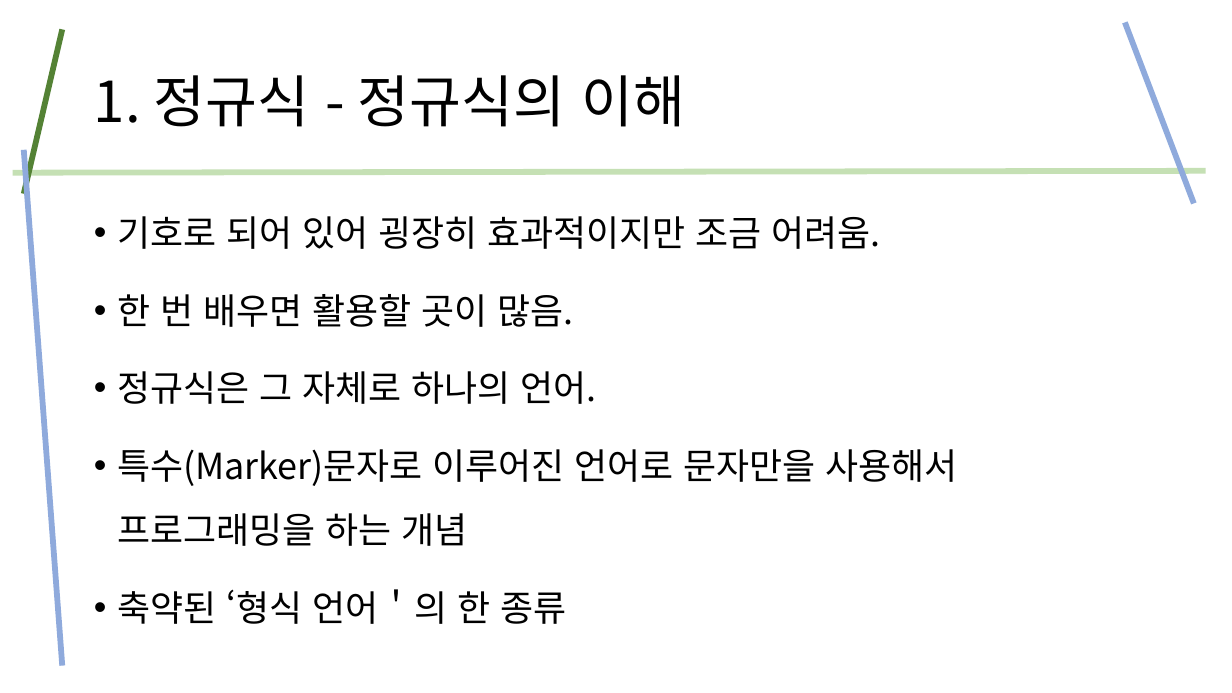
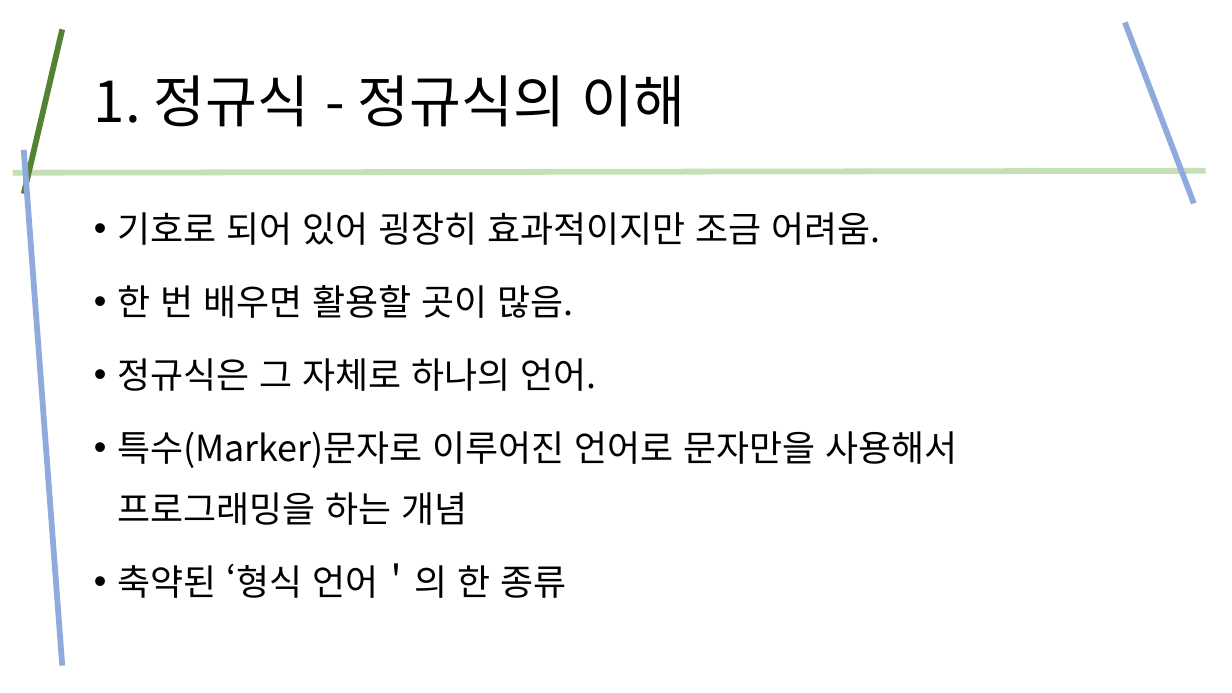
Before and after one commit to kig2929kig/ui, a slide deck: slide 3 of 정규식.pptx. Drawn at 1232x693 pixels with LibreOffice and Linux fonts; fonts in the diff are those of the drawing. Boxes give left, top, right and bottom in pixels: in the first picture for what was removed or moved away, otherwise in the second. Text is boxed around its words. In the diff, an @@ line names an element or a change of style, - is before the commit and + after.

```diff
--- a/정규식.pptx
+++ b/정규식.pptx
@@ text "기호로 되어 있어 굉장히 효과적이지만 ..." at (117,212,958,598): line spacing 1.5 to 1.4 @@
```
Also in this commit, not shown: 4 other slides changed, 8 slides added.
